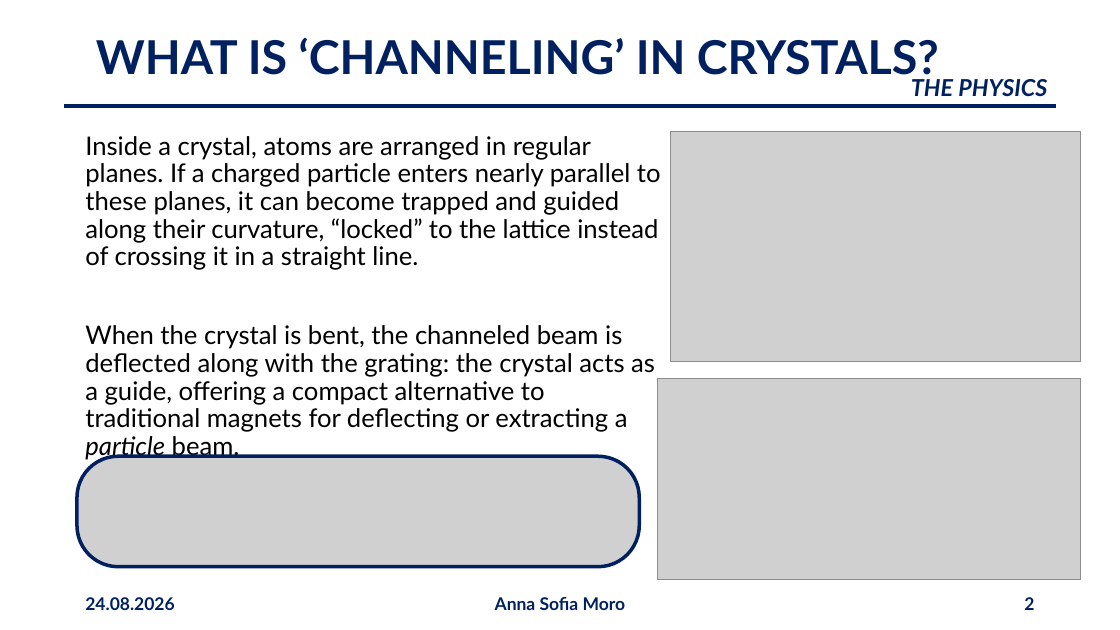
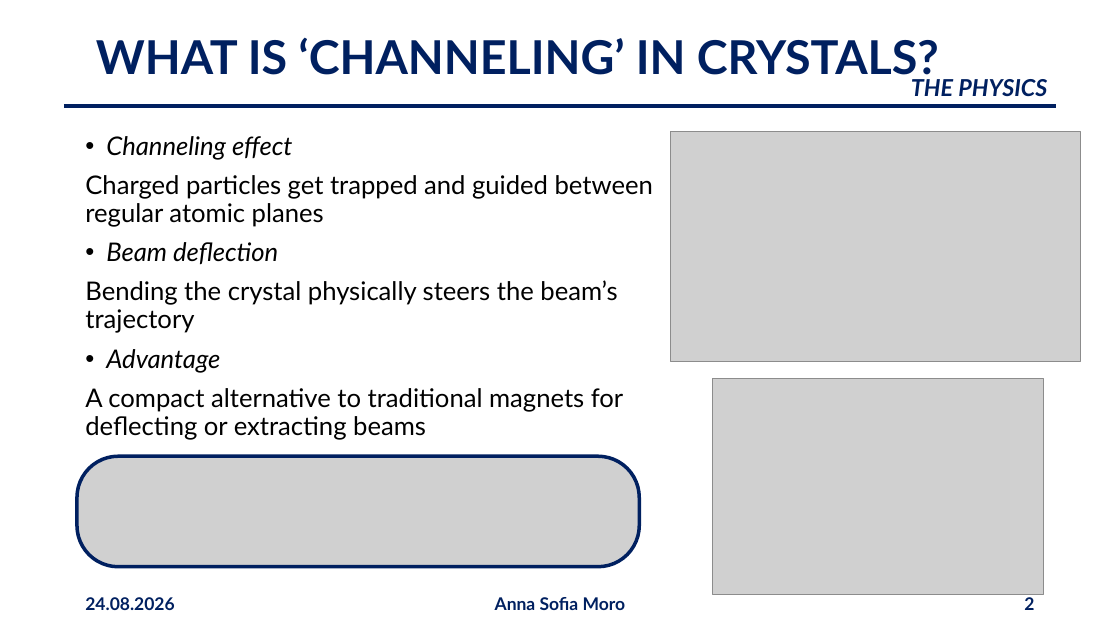
Before and after one commit to annaasofia/tesi, a slide deck: slide 2 of slides/presentazione2408.pptx. Drawn at 1120x630 pixels with LibreOffice and Linux fonts; fonts in the diff are those of the drawing; grey boxes stand for pictures; background and template pictures are left out. Boxes give left, top, right and bottom in pixels: in the first picture for what was removed or moved away, otherwise in the second. Text is boxed around its words. In the diff, an @@ line names an element or a change of style, - is before the commit and + after.

Commit message:
21aug

```diff
--- a/slides/presentazione2408.pptx
+++ b/slides/presentazione2408.pptx
@@ text at box(85, 136, 653, 440): text changed @@
-Inside a crystal, atoms are arranged in regular planes. If a charged particle enters nearly parallel to these planes, it can become trapped and guided along their curvature, “locked” to the lattice instead of crossing it in a straight line.
-When the crystal is bent, the channeled beam is deflected along with the grating: the crystal acts as a guide, offering a compact alternative to traditional magnets for deflecting or extracting a particle beam.
+• Channeling effect
+Charged particles get trapped and guided between regular atomic planes
+• Beam deflection
+Bending the crystal physically steers the beam’s trajectory
+• Advantage
+A compact alternative to traditional magnets for deflecting or extracting beams
@@ picture: place and size @@
-picture at box(658, 378, 1081, 579)
+picture at box(713, 379, 1044, 595)
```
Also in this commit, not shown: 15 other slides changed, 1 slide added, 8 slides removed.
